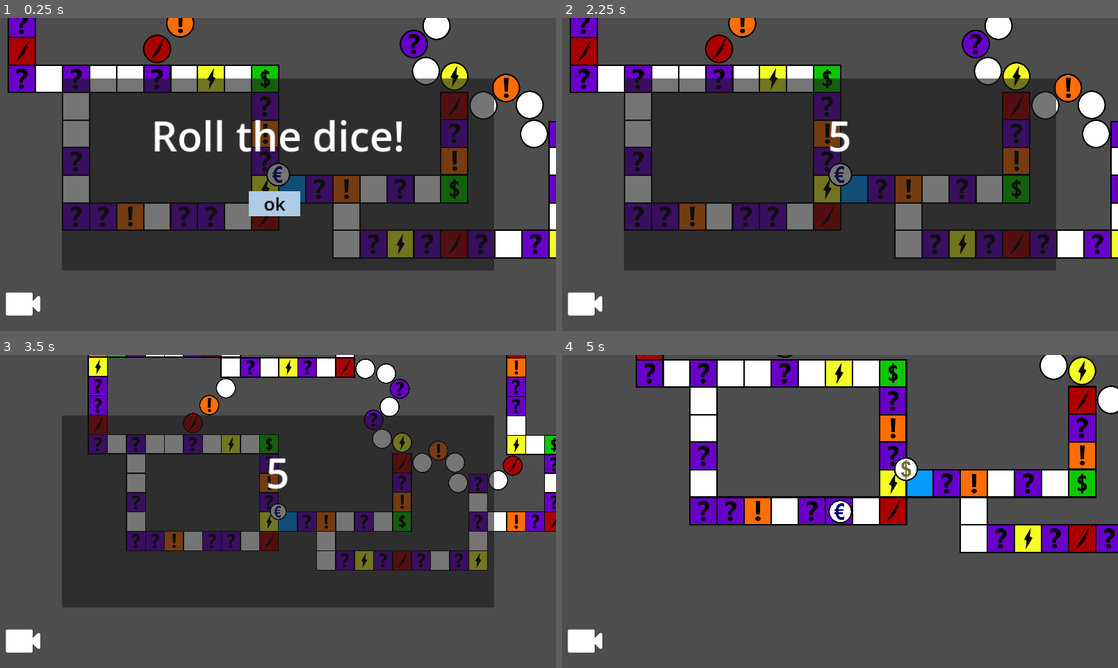
Above: before the commit, frames 1-4 (two rows, left to right).
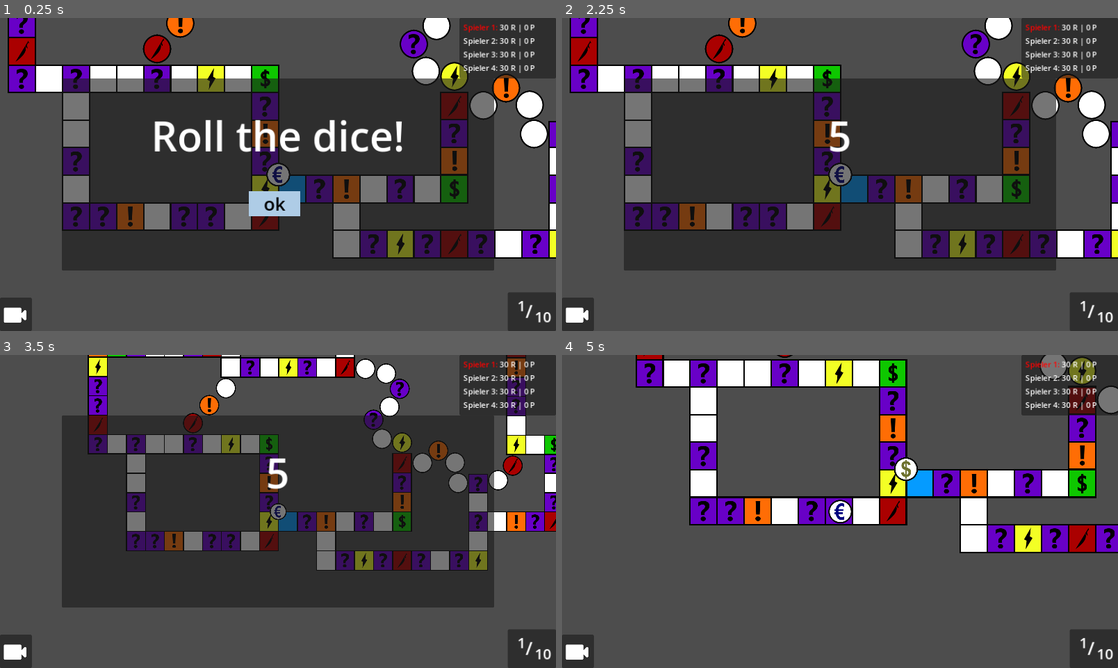
Above: after the commit, the same moments.

Repository: hfxbse/mparty
Game: Godot game, scene res://main/main.tscn
Same seed, same stepped clock (60 frames per second), same inputs: the game is played once before the commit and once after it.
Inputs (mouse positions are in pixels of both pictures, inside the frame that each line leads up to):
- Up to frame 1 (0.25 s): no input
- Up to frame 2 (2.25 s): click (589, 305) at 0.52 s; click (578, 315) at 1.27 s; click "ok" at 2 s
- Up to frame 3 (3.5 s): click (16, 652) at 2.77 s
- Up to frame 4 (5 s): click (578, 652) at 3.52 s; click (840, 539) at 4.25 s

The runs differ from the first frame. In frame 1, 4.8% of the frame differs, in the area x 0-100%, y 0-100%; in frame 2, 4.8%; in frame 3, 4.8%; in frame 4, 4.7%.

Commit message:
Add overlay
PR #31
Co-authored-by: KevinBasener <120453853+KevinBasener@users.noreply.github.com>
Co-authored-by: Felix Burkard <felix-burkard@web.de>

Diff:
--- a/main/main.gd
+++ b/main/main.gd
@@ -7,7 +7,7 @@
 @onready var players = []
 
 @onready var main_camera = $MainCamera
-@onready var hud = $HUD
+@onready var hud = $GameOverlay
 
 
 func _init():
@@ -48,9 +48,10 @@
 # Invoced by the start-screen to start the game
 func start_game(num_rounds, num_players):
 	create_players(num_players)
+	hud.update_player_stats(current_player, players)
 
 	for round in num_rounds:
-		round_begin(round+1)
+		hud.update_round_count(round + 1, num_rounds)
 
 		for player in players:
 			await player_turn(player)
@@ -75,8 +76,9 @@
 
 		player.current_location = start
 		player.global_position = start.global_position
-		player.change_patente.connect(on_player_change_patente)
-		player.change_riesen.connect(on_player_change_riesen)
+		player.riesen = 30
+		player.patente = 0
+		player.update.connect(_on_update)
 		player.sprite.texture = sprites[i]
 		player.sprite.visibility_layer = 9
 
@@ -96,27 +98,12 @@
 	current_player.z_index += 1
 	current_player.camera.make_current()
 
-	player_turn_begin(current_player)
+	hud.update_player_stats(current_player, players)
+
 	await player.move(await roll_dice())
 
 	current_player.z_index -= 1
 
 
-func on_player_change_riesen(player, amount):
-	# Add code for communicating change to HUD
-	pass
-
-
-func on_player_change_patente(player, amount):
-	# Add code for communicating change to HUD
-	pass
-
-
-func player_turn_begin(player):
-	# Add code to display the current player in the HUD
-	pass
-
-
-func round_begin(round_num):
-	# Add code to change the round display in the HUD
-	pass
+func _on_update():
+	hud.update_player_stats(current_player, players)
--- a/main/main.tscn
+++ b/main/main.tscn
@@ -1,14 +1,14 @@
-[gd_scene load_steps=5 format=3 uid="uid://bwbwn4wc8mnyf"]
+[gd_scene load_steps=5 format=3 uid="uid://cfjyx6b4461mv"]
 
 [ext_resource type="Script" path="res://main/main.gd" id="1_5mwui"]
 [ext_resource type="PackedScene" uid="uid://bcs3nvv2okhry" path="res://map/map.tscn" id="2_n57xg"]
+[ext_resource type="PackedScene" uid="uid://ctqluws6rgmy4" path="res://overlay/overlay.tscn" id="4_4fn2p"]
 [ext_resource type="Script" path="res://main/main_camera.gd" id="4_lgfck"]
-[ext_resource type="PackedScene" uid="uid://do3h71ihunhmt" path="res://overlay/hud.tscn" id="5_j2h8g"]
 
 [node name="Node2" type="Node"]
 script = ExtResource("1_5mwui")
 
-[node name="HUD" parent="." instance=ExtResource("5_j2h8g")]
+[node name="GameOverlay" parent="." instance=ExtResource("4_4fn2p")]
 
 [node name="Map" parent="." instance=ExtResource("2_n57xg")]
 z_index = -1
--- a/overlay/hud.gd
+++ /dev/null
@@ -1,11 +0,0 @@
-extends CanvasLayer
-
-@onready var menu_button = $MenuButton
-
-var main_camera_selected = false
-
-signal camera_menu_pressed(main_camera_selected: bool)
-
-func _on_menu_button_pressed():
-	main_camera_selected = !main_camera_selected
-	camera_menu_pressed.emit(main_camera_selected)
--- a/overlay/hud.tscn
+++ /dev/null
@@ -1,24 +0,0 @@
-[gd_scene load_steps=3 format=3 uid="uid://do3h71ihunhmt"]
-
-[ext_resource type="Script" path="res://overlay/hud.gd" id="1_fsqm8"]
-[ext_resource type="Texture2D" uid="uid://diaxj1uviwa50" path="res://camera.png" id="2_pdxrk"]
-
-[node name="HUD" type="CanvasLayer"]
-script = ExtResource("1_fsqm8")
-
-[node name="MenuButton" type="TextureButton" parent="."]
-anchors_preset = 2
-anchor_top = 1.0
-anchor_bottom = 1.0
-offset_top = -104.0
-offset_right = 104.0
-grow_vertical = 0
-size_flags_horizontal = 0
-size_flags_vertical = 8
-texture_normal = ExtResource("2_pdxrk")
-texture_pressed = ExtResource("2_pdxrk")
-texture_hover = ExtResource("2_pdxrk")
-texture_disabled = ExtResource("2_pdxrk")
-texture_focused = ExtResource("2_pdxrk")
-
-[connection signal="pressed" from="MenuButton" to="." method="_on_menu_button_pressed"]
--- a/overlay/mobile_hud.tscn
+++ b/overlay/mobile_hud.tscn
@@ -1,29 +1,39 @@
-[gd_scene load_steps=2 format=3 uid="uid://li7iekjt8rnd"]
+[gd_scene load_steps=2 format=3 uid="uid://c7dhlrjnxg3ca"]
 
 [ext_resource type="Script" path="res://overlay/mobile_hud.gd" id="1_dgr5d"]
 
 [node name="MobileHUD" type="CanvasLayer"]
 script = ExtResource("1_dgr5d")
 
-[node name="VBoxContainer" type="VBoxContainer" parent="."]
-offset_left = 1070.0
-offset_top = 500.0
-offset_right = 1132.0
-offset_bottom = 628.0
+[node name="MarginContainer" type="MarginContainer" parent="."]
+anchors_preset = 3
+anchor_left = 1.0
+anchor_top = 1.0
+anchor_right = 1.0
+anchor_bottom = 1.0
+offset_left = -50.0
+offset_top = -100.0
+grow_horizontal = 0
+grow_vertical = 0
+theme_override_constants/margin_right = 10
+theme_override_constants/margin_bottom = 100
+
+[node name="VBoxContainer" type="VBoxContainer" parent="MarginContainer"]
+layout_mode = 2
 size_flags_horizontal = 3
 size_flags_vertical = 3
 
-[node name="ZoomInButton" type="Button" parent="VBoxContainer"]
+[node name="ZoomInButton" type="Button" parent="MarginContainer/VBoxContainer"]
 layout_mode = 2
 size_flags_vertical = 3
 theme_override_font_sizes/font_size = 24
 text = "+"
 
-[node name="ZoomOutButton" type="Button" parent="VBoxContainer"]
+[node name="ZoomOutButton" type="Button" parent="MarginContainer/VBoxContainer"]
 layout_mode = 2
 size_flags_vertical = 3
 theme_override_font_sizes/font_size = 24
 text = "-"
 
-[connection signal="pressed" from="VBoxContainer/ZoomInButton" to="." method="_on_zoom_in_button_pressed"]
-[connection signal="pressed" from="VBoxContainer/ZoomOutButton" to="." method="_on_zoom_out_button_pressed"]
+[connection signal="pressed" from="MarginContainer/VBoxContainer/ZoomInButton" to="." method="_on_zoom_in_button_pressed"]
+[connection signal="pressed" from="MarginContainer/VBoxContainer/ZoomOutButton" to="." method="_on_zoom_out_button_pressed"]
--- /dev/null
+++ b/overlay/overlay.gd
@@ -0,0 +1,38 @@
+extends CanvasLayer
+
+@onready var menu_button = $ActionMenu/CameraButton
+@onready var stats_container = $Stats/StatsContainer
+@onready var round_status_label = $Rounds/RoundStatus
+@onready var max_rounds_label = $Rounds/MaxRounds
+
+var main_camera_selected = false
+
+signal camera_menu_pressed(main_camera_selected: bool)
+
+func _on_camera_button_pressed():
+	main_camera_selected = !main_camera_selected
+	camera_menu_pressed.emit(main_camera_selected)
+
+
+func update_player_stats(current_player, players):
+	for child in stats_container.get_children():
+		stats_container.remove_child(child)
+
+	var counter = 1
+	for player in players:
+		var player_name_label = Label.new()
+		player_name_label.text = "Spieler " + str(counter) + ":"
+		if player == current_player:
+			player_name_label.add_theme_color_override("font_color", Color(100, 0, 0))
+		var money_label = Label.new()
+		money_label.text = str(player.riesen) + " R" + " | " + str(player.patente) + " P"
+
+		stats_container.add_child(player_name_label)
+		stats_container.add_child(money_label)
+
+		counter += 1
+
+
+func update_round_count(num_rounds, max_rounds):
+	round_status_label.text = str(num_rounds)
+	max_rounds_label.text = str(max_rounds)
--- /dev/null
+++ b/overlay/overlay.tscn
@@ -0,0 +1,88 @@
+[gd_scene load_steps=3 format=3 uid="uid://co1sylbq06agm"]
+
+[ext_resource type="Script" path="res://overlay/overlay.gd" id="1_ga4h3"]
+[ext_resource type="Texture2D" uid="uid://diaxj1uviwa50" path="res://camera.png" id="2_18srf"]
+
+[node name="gameOverlay" type="CanvasLayer"]
+script = ExtResource("1_ga4h3")
+
+[node name="ActionMenu" type="Panel" parent="."]
+anchors_preset = 2
+anchor_top = 1.0
+anchor_bottom = 1.0
+offset_top = -69.0
+offset_right = 66.0
+grow_vertical = 0
+
+[node name="CameraButton" type="TextureButton" parent="ActionMenu"]
+layout_mode = 1
+anchors_preset = 4
+anchor_top = 0.5
+anchor_bottom = 0.5
+offset_top = -29.5
+offset_right = 96.0
+offset_bottom = 66.5
+grow_vertical = 2
+scale = Vector2(0.65, 0.65)
+size_flags_horizontal = 0
+size_flags_vertical = 8
+texture_normal = ExtResource("2_18srf")
+texture_pressed = ExtResource("2_18srf")
+texture_hover = ExtResource("2_18srf")
+texture_disabled = ExtResource("2_18srf")
+texture_focused = ExtResource("2_18srf")
+
+[node name="Stats" type="Panel" parent="."]
+anchors_preset = 1
+anchor_left = 1.0
+anchor_right = 1.0
+offset_left = -200.0
+offset_bottom = 125.0
+grow_horizontal = 0
+
+[node name="StatsContainer" type="GridContainer" parent="Stats"]
+layout_mode = 0
+offset_left = 8.0
+offset_top = 8.0
+offset_right = 200.0
+offset_bottom = 148.0
+columns = 2
+
+[node name="Rounds" type="Panel" parent="."]
+anchors_preset = 3
+anchor_left = 1.0
+anchor_top = 1.0
+anchor_right = 1.0
+anchor_bottom = 1.0
+offset_left = -100.0
+offset_top = -80.0
+grow_horizontal = 0
+grow_vertical = 0
+
+[node name="RoundStatus" type="Label" parent="Rounds"]
+layout_mode = 0
+offset_left = 9.0
+offset_top = 6.0
+offset_right = 38.0
+offset_bottom = 48.0
+theme_override_font_sizes/font_size = 30
+horizontal_alignment = 2
+
+[node name="SeperateSign" type="Label" parent="Rounds"]
+layout_mode = 0
+offset_left = 37.0
+offset_top = 13.0
+offset_right = 68.0
+offset_bottom = 67.0
+theme_override_font_sizes/font_size = 37
+text = "/"
+
+[node name="MaxRounds" type="Label" parent="Rounds"]
+layout_mode = 0
+offset_left = 56.0
+offset_top = 29.0
+offset_right = 87.0
+offset_bottom = 71.0
+theme_override_font_sizes/font_size = 30
+
+[connection signal="pressed" from="ActionMenu/CameraButton" to="." method="_on_camera_button_pressed"]
--- a/player/player.gd
+++ b/player/player.gd
@@ -3,21 +3,20 @@
 @onready var sprite = $Sprite2D
 @onready var camera = $PlayerCamera
 
-signal change_patente(player, amount)
-signal change_riesen(player, amount)
+signal update
 
 var patente: int:
 	set(amount):
 		if patente != amount:
 			patente = amount
-			change_patente.emit(self, amount)
+			update.emit()
 
 
 var riesen: int:
 	set(amount):
-		if patente != amount:
-			patente = amount
-			change_patente.emit(self, amount)
+		if riesen != amount:
+			riesen = amount
+			update.emit()
 
 
 var moves = 0
Binary file added: overlay/settings.png
Not shown, added: overlay/settings.png.import
